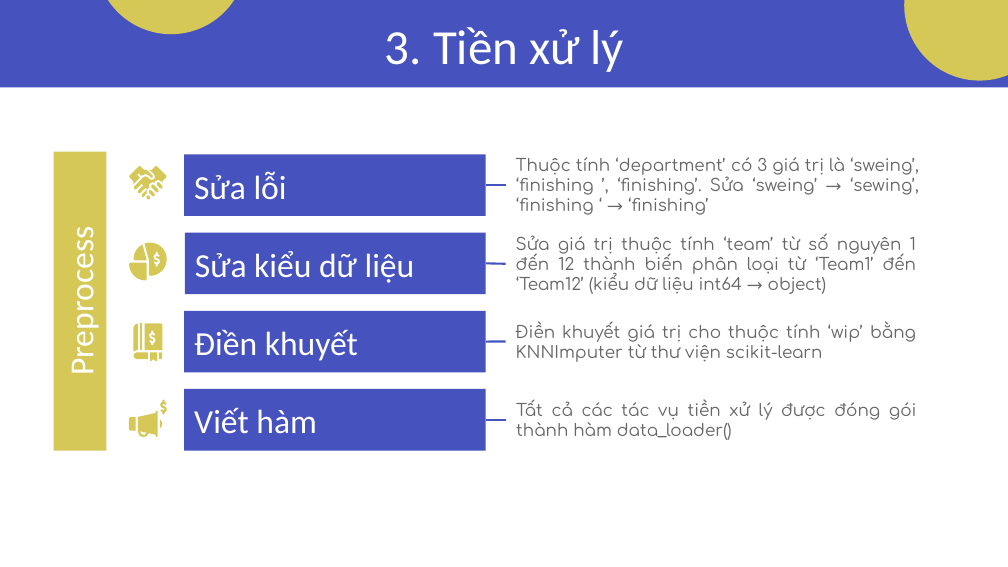
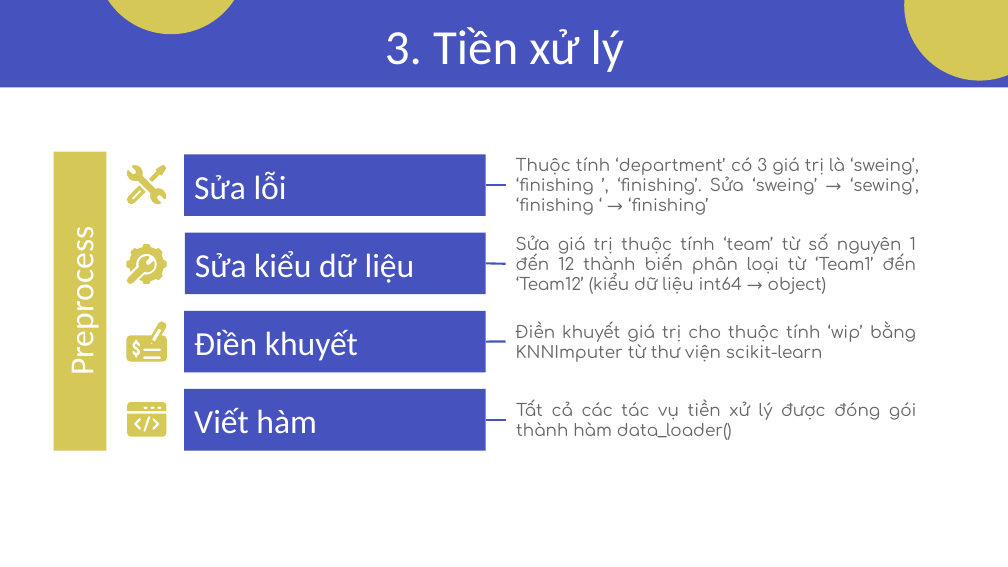
Before and after one commit to Tam1032/Garment-Employee-Productivity, a slide deck: slide 6 of Report/Slide.pptx. Drawn at 1008x567 pixels with LibreOffice and Linux fonts; fonts in the diff are those of the drawing. Boxes give left, top, right and bottom in pixels: in the first picture for what was removed or moved away, otherwise in the second. Text is boxed around its words. In the diff, an @@ line names an element or a change of style, - is before the commit and + after.

```diff
--- a/Report/Slide.pptx
+++ b/Report/Slide.pptx
@@ freeform shape resized from (x1=133, y1=166, x2=166, y2=198) to (x1=126, y1=165, x2=166, y2=205) @@
@@ freeform shape resized from (x1=129, y1=166, x2=153, y2=184) to (x1=149, y1=165, x2=166, y2=182) @@
@@ freeform shape resized from (x1=151, y1=184, x2=159, y2=193) to (x1=126, y1=185, x2=145, y2=205) @@
@@ freeform shape removed at (x1=146, y1=196, x2=150, y2=200) @@
@@ freeform shape removed at (x1=148, y1=190, x2=155, y2=196) @@
@@ freeform shape removed at (x1=156, y1=182, x2=163, y2=188) @@
@@ freeform shape resized from (x1=144, y1=243, x2=166, y2=276) to (x1=126, y1=256, x2=155, y2=284) @@
@@ freeform shape resized from (x1=129, y1=263, x2=147, y2=281) to (x1=126, y1=244, x2=166, y2=284) @@
@@ freeform shape removed at (x1=133, y1=245, x2=146, y2=261) @@
@@ freeform shape resized from (x1=144, y1=324, x2=162, y2=351) to (x1=126, y1=322, x2=166, y2=362) @@
@@ group removed at (x1=133, y1=324, x2=162, y2=362): 5 freeform shapes @@
@@ freeform shape resized from (x1=138, y1=410, x2=158, y2=436) to (x1=127, y1=413, x2=166, y2=436) @@
@@ freeform shape resized from (x1=160, y1=399, x2=167, y2=414) to (x1=127, y1=402, x2=166, y2=411) @@
@@ freeform shape removed at (x1=129, y1=417, x2=136, y2=430) @@
@@ freeform shape removed at (x1=160, y1=419, x2=162, y2=428) @@
```
Also in this commit, not shown: 1 other slide changed, 1 other file.
